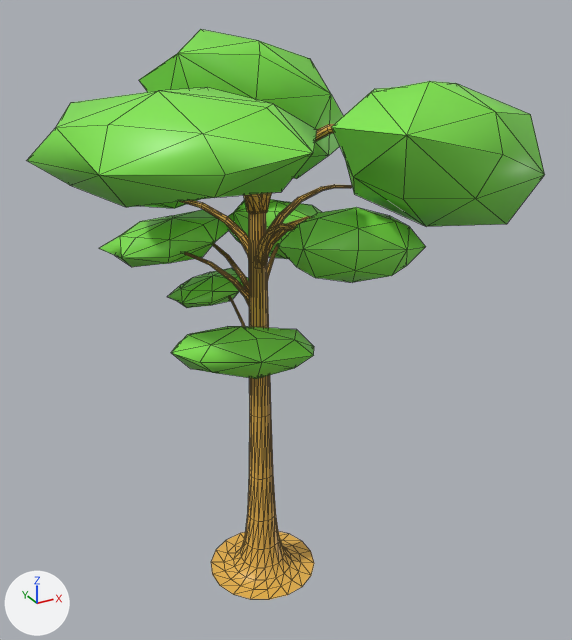
Two versions of the FBX model Art/peripheral tree.fbx, one commit apart.
Both versions are drawn from a 50 mm camera at (-17.4, -34.7, 33.3) aimed at (1.3, -0.7, 16.3). The lights are fixed; the arrows at lower left show +X, +Y and +Z. Mesh edges are drawn as thin lines. Where no turn or scale is listed for an object, it has been applied to the vertices.

The first picture shows 'Subdivision_Surface_8', 'Trunk'.
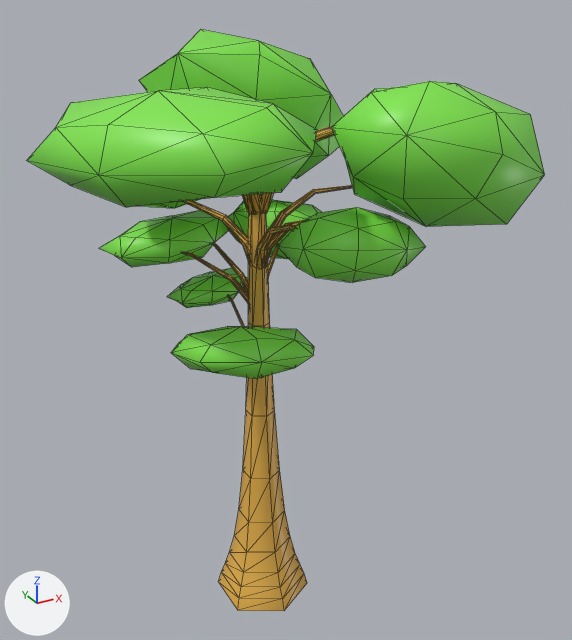
The change, as JSON lines over the scene's bpy script:
```json
{"block": "me_mesh", "where": "# used by ob_trunk; location = (0.0, 0.0, 0.0)"}
{"op": "remove", "block": "me_mesh", "code": "me_mesh.from_pydata(...)  # 1122 vertices, 2152 faces; spans x -9.0..6.8, y -8.1..8.6, z 0.0..27.2"}
{"op": "add", "block": "me_mesh", "code": "me_mesh.from_pydata(...)  # 700 vertices, 1328 faces; spans x -9.0..6.8, y -8.1..8.6, z -1.5..27.1"}
{"block": "me_mesh", "change": "me_mesh part 1: 303 vertices moved from x -7.5..5.5, y -6.7..7.2, z 13.2..27.0 to x -6.7..3.9, y -6.0..6.4, z 13.2..27.1; 590 vertices removed from x -5.1..5.1, y -8.0..5.2, z 0.0..27.2; 168 vertices added at x -4.8..5.2, y -8.0..5.3, z -1.5..26.8"}
{"block": "me_mesh_001", "where": "me_mesh_001.from_pydata(...)  # 234 vertices, 432 faces; spans x -11.3..11.5, y -10.2..10.8, z -11.5..3.8"}
{"block": "me_mesh_001", "where": "# used by ob_subdivision_surface_8; location = (0.21, -1.39, 26.78)"}
{"block": "me_mesh_001", "change": "me_mesh_001 part 2: edges marked sharp go from 244 to 32"}
```

Pixel boxes (x1, y1, x2, y2) of what changed, in the pictures (572 x 640 px; the box of a moved part takes in the faces that stretch with it):
```json
{"object": "Trunk", "change": "reshaped", "before": [179, 124, 352, 600], "after": [179, 126, 352, 611]}
{"part": 1, "of": "me_mesh", "change": "moved or reshaped", "before": [179, 124, 336, 600], "after": [179, 126, 335, 611]}
{"part": 2, "of": "me_mesh_001", "change": "shading changed", "before": [27, 29, 545, 379], "after": [27, 29, 545, 379]}
```
